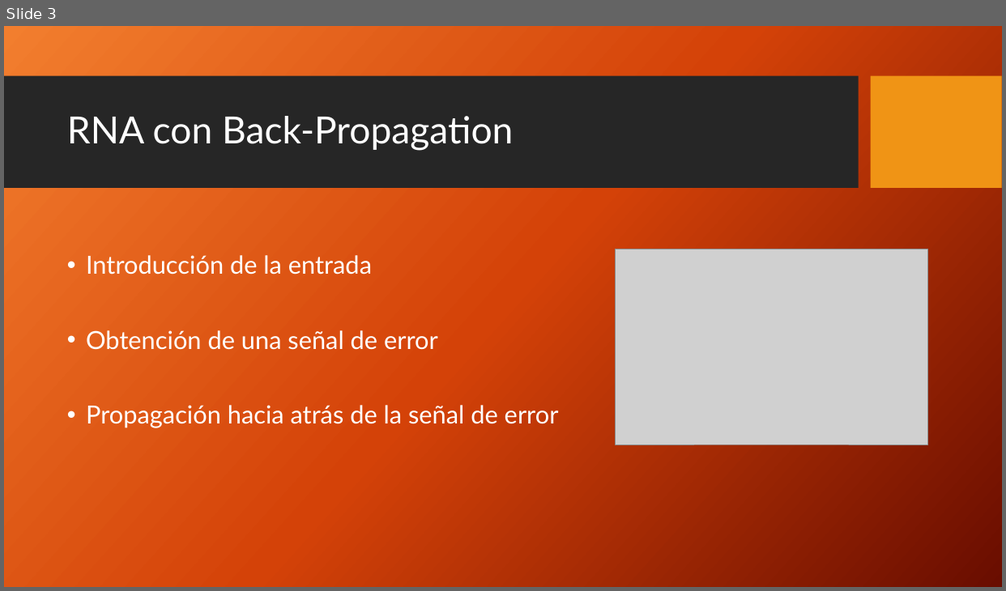
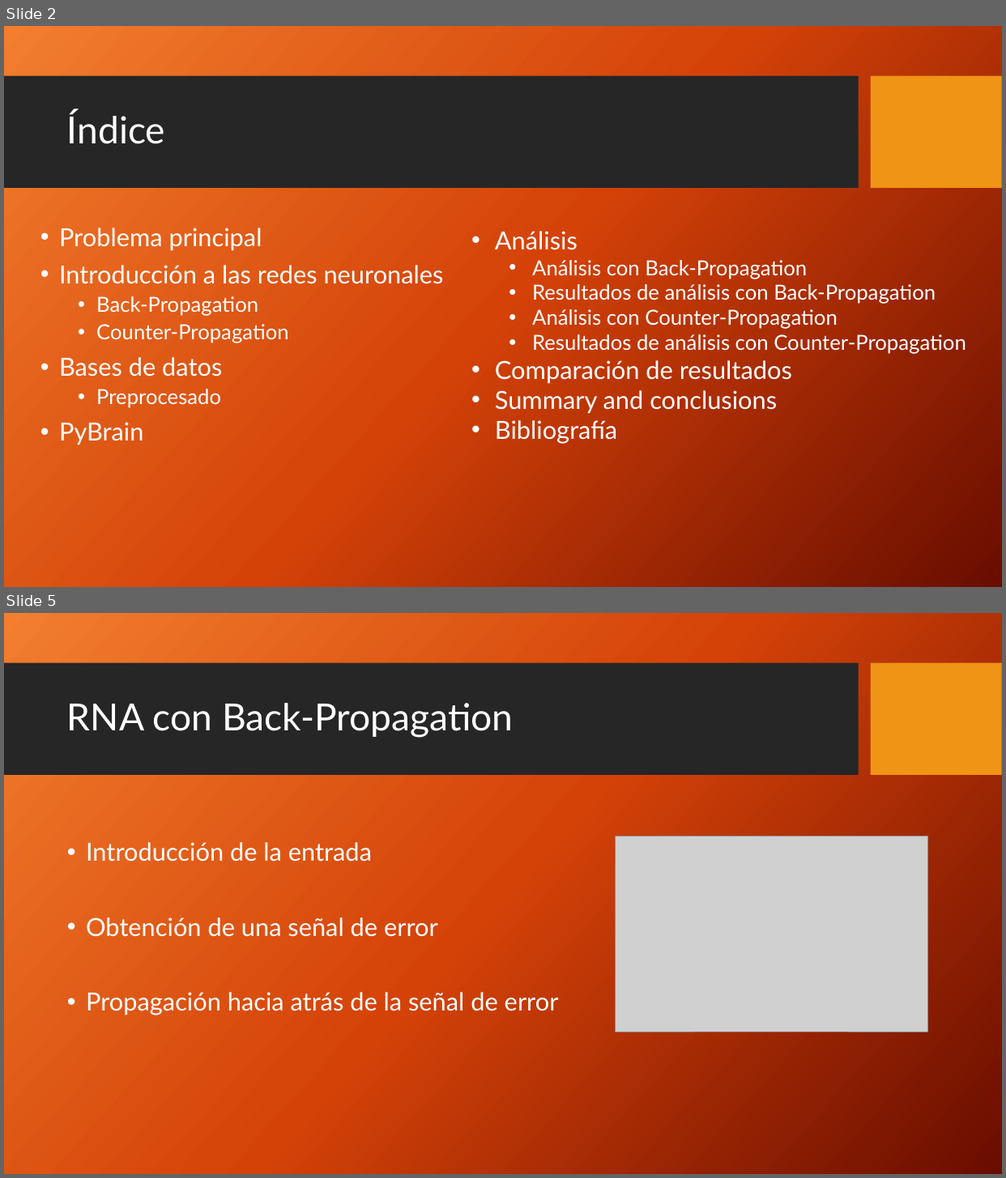
Before and after one commit to etsiiull/medicalpybrain, a slide deck: Informes/[Presentación]Detección de cáncer mediante redes neuronales artificiales.pptx. Shown one above the other, each under a label of ours: slide 3 before the commit, slides 2 and 5 after it; the slides between them are not shown. The pictures are 1006x591 and 1006x1178 pixels, drawn with LibreOffice and Linux fonts; fonts in the diff are those of the drawing; grey boxes stand for pictures; background and template pictures are left out. Boxes give left, top, right and bottom in pixels: in the first picture for what was removed or moved away, otherwise in the second. Text is boxed around its words. In the diff, an @@ line names an element or a change of style, - is before the commit and + after.

```diff
--- a/Informes/[Presentación]Detección de cáncer mediante redes neuronales artificiales.pptx
+++ b/Informes/[Presentación]Detección de cáncer mediante redes neuronales artificiales.pptx
@@ slide 2 added at bbox=[4, 26, 1002, 587], background picture (left out); not listed: 2 template elements that a slide beside it also shows @@
@@ title added at bbox=[67, 111, 165, 144], 36 pt, text #FFFFFF @@
+Índice
@@ text added at bbox=[59, 228, 444, 446], 24 pt, text #FFFFFF @@
+• Problema principal
+• Introducción a las redes neuronales
+  • Back-Propagation
+  • Counter-Propagation
+• Bases de datos
+  • Preprocesado
+• PyBrain
@@ text added at bbox=[495, 231, 966, 444], 20 pt, text #FFFFFF @@
+• Análisis
+  • Análisis con Back-Propagation
+  • Resultados de análisis con Back-Propagation
+  • Análisis con Counter-Propagation
+  • Resultados de análisis con Counter-Propagation
+• Comparación de resultados
+• Summary and conclusions
+• Bibliografía
@@ what was slide 3 is now slide 5 @@
```
Also in this commit, not shown: 12 slides changed, 6 other slides added, 1 slide removed.
